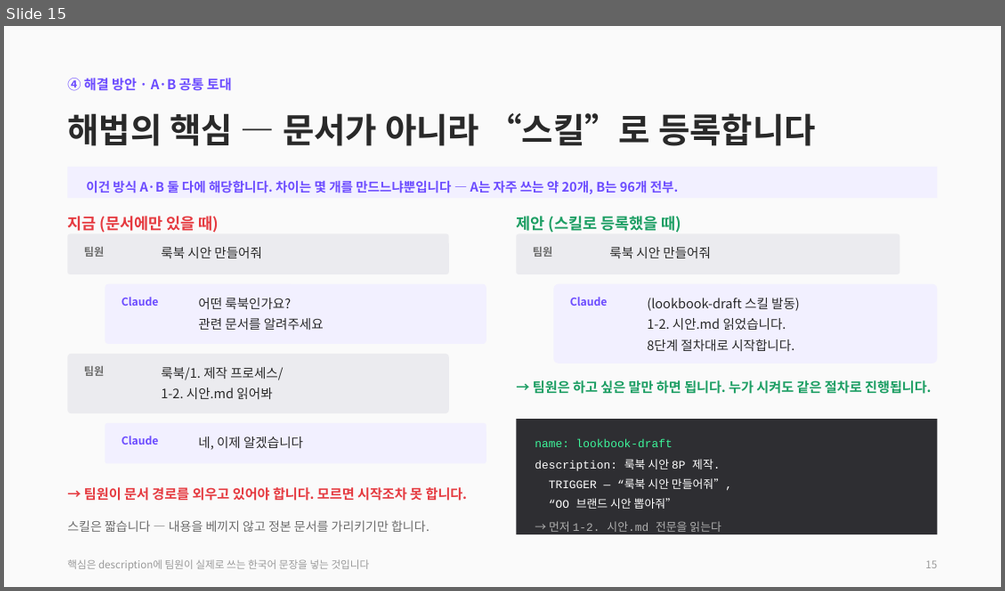
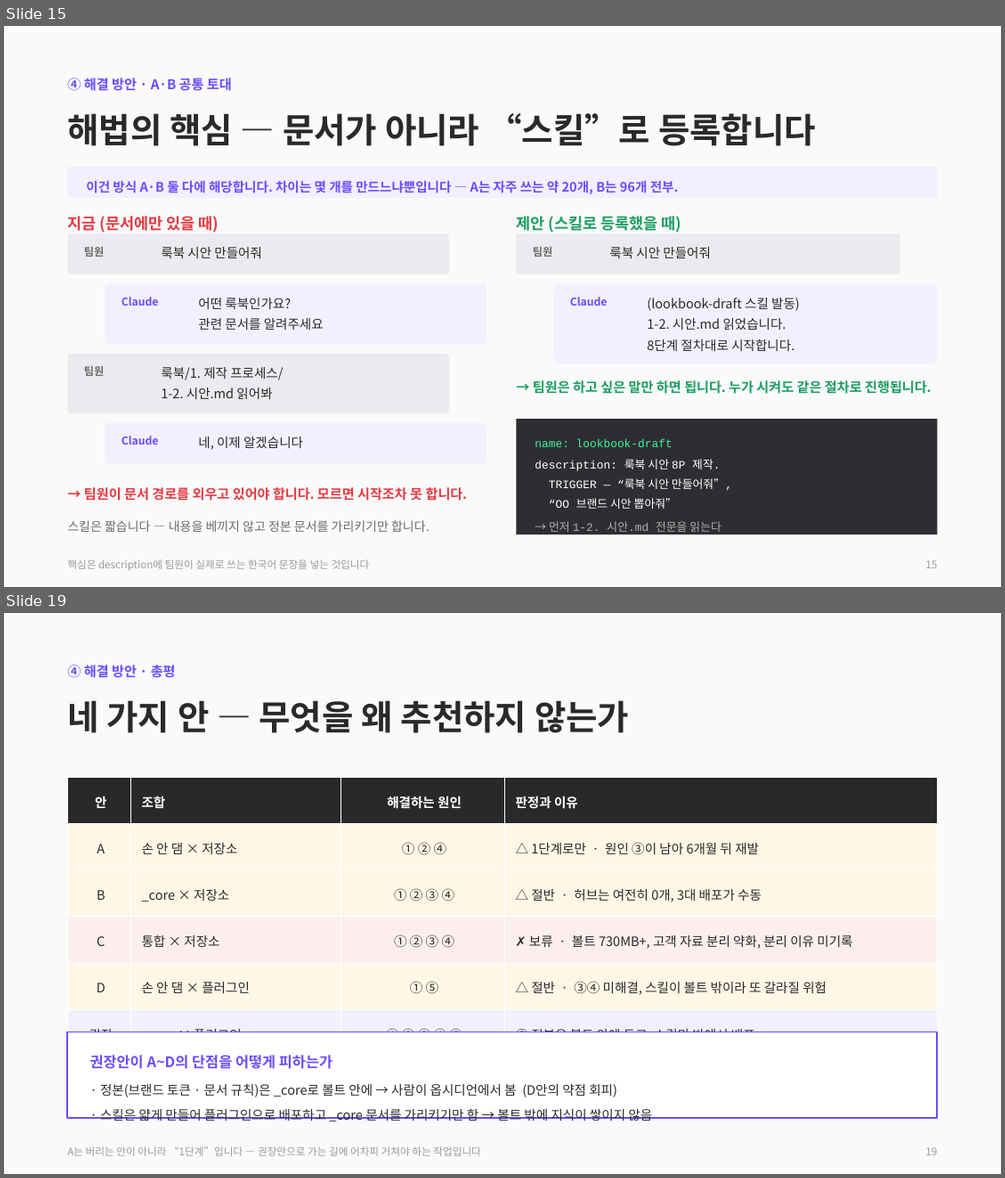
Before and after one commit to CdBd-in/design, a slide deck: CdBd 문서 체계 진단 및 개편 제안.pptx. Shown one above the other, each under a label of ours: slide 15 before the commit, slides 15 and 19 after it; the slides between them are not shown. The pictures are 1005x591 and 1005x1178 pixels, drawn with LibreOffice and Linux fonts; fonts in the diff are those of the drawing. Boxes give left, top, right and bottom in pixels: in the first picture for what was removed or moved away, otherwise in the second. Text is boxed around its words. In the diff, an @@ line names an element or a change of style, - is before the commit and + after.

```diff
--- a/CdBd 문서 체계 진단 및 개편 제안.pptx
+++ b/CdBd 문서 체계 진단 및 개편 제안.pptx
@@ slide 19 added at (4,613,1001,1174), background #FFFFFF @@
@@ rectangle added at (4,613,1001,1174), fill #FAFAFA @@
@@ text added at (67,665,176,678), 13 pt, text #6C4CFF, bold @@
+④ 해결 방안 · 총평
@@ text added at (67,700,629,733), 33 pt, text #292929, bold @@
+네 가지 안 — 무엇을 왜 추천하지 않는가
@@ table added at (67,778,938,1055), 6 rows, 4 columns @@
+안 | 조합 | 해결하는 원인 | 판정과 이유
+A | 손 안 댐 × 저장소 | ① ② ④ | △ 1단계로만 · 원인 ③이 남아 6개월 뒤 재발
+B | _core × 저장소 | ① ② ③ ④ | △ 절반 · 허브는 여전히 0개, 3대 배포가 수동
+C | 통합 × 저장소 | ① ② ③ ④ | ✗ 보류 · 볼트 730MB+, 고객 자료 분리 약화, 분리 이유 미기록
+D | 손 안 댐 × 플러그인 | ① ⑤ | △ 절반 · ③④ 미해결, 스킬이 볼트 밖이라 또 갈라질 위험
+권장 | _core × 플러그인 | ① ② ③ ④ ⑤ | ◎ 정본은 볼트 안에 두고, 스킬만 밖에서 배포
@@ rectangle added at (67,1032,938,1118), fill #FFFFFF, outline #6C4CFF 1.5 pt @@
@@ text added at (90,1054,652,1121), 12.5 pt, text #292929 @@
+권장안이 A~D의 단점을 어떻게 피하는가
+· 정본(브랜드 토큰 · 문서 규칙)은 _core로 볼트 안에 → 사람이 옵시디언에서 봄 (D안의 약점 회피)
+· 스킬은 얇게 만들어 플러그인으로 배포하고 _core 문서를 가리키기만 함 → 볼트 밖에 지식이 쌓이지 않음
@@ text added at (67,1146,481,1156), 10 pt, text #9A9A9A @@
+A는 버리는 안이 아니라 “1단계”입니다 — 권장안으로 가는 길에 어차피 거쳐야 하는 작업입니다
@@ text added at (925,1147,937,1155), 10 pt, text #9A9A9A @@
+19
```
Also in this commit, not shown: 5 slides changed, 3 other slides added, 2 slides removed, 1 other file.
